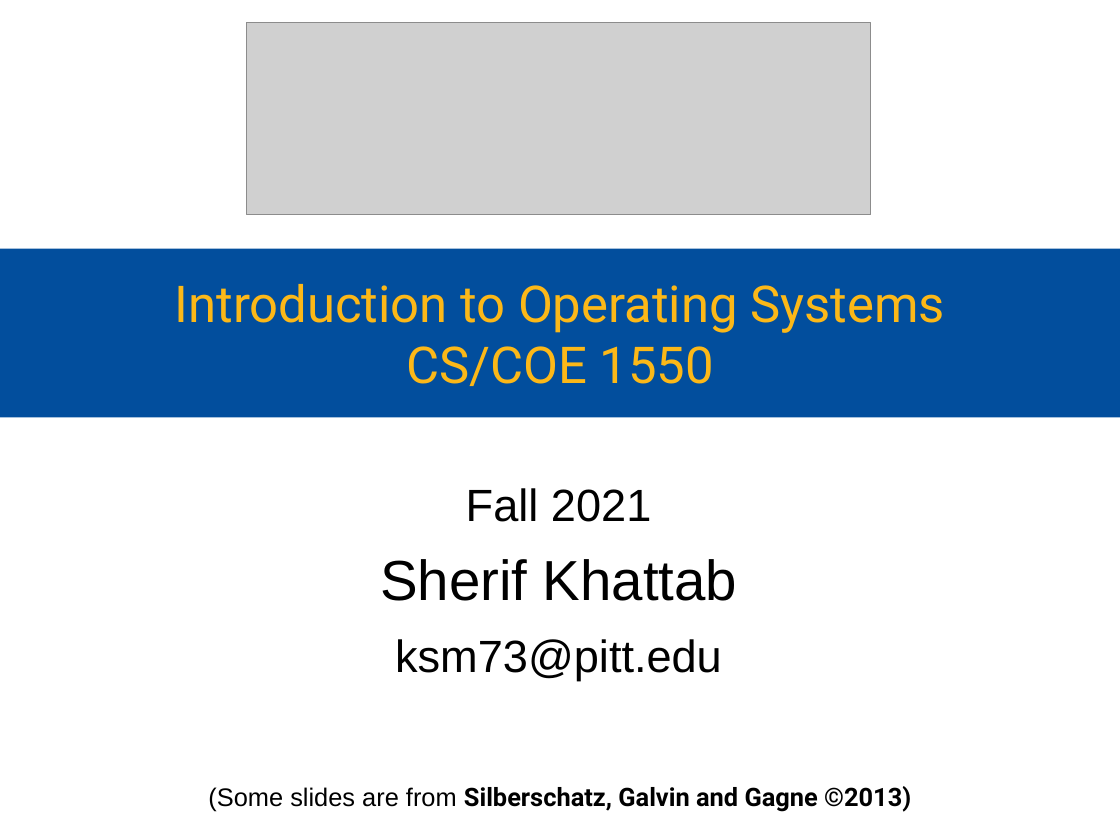
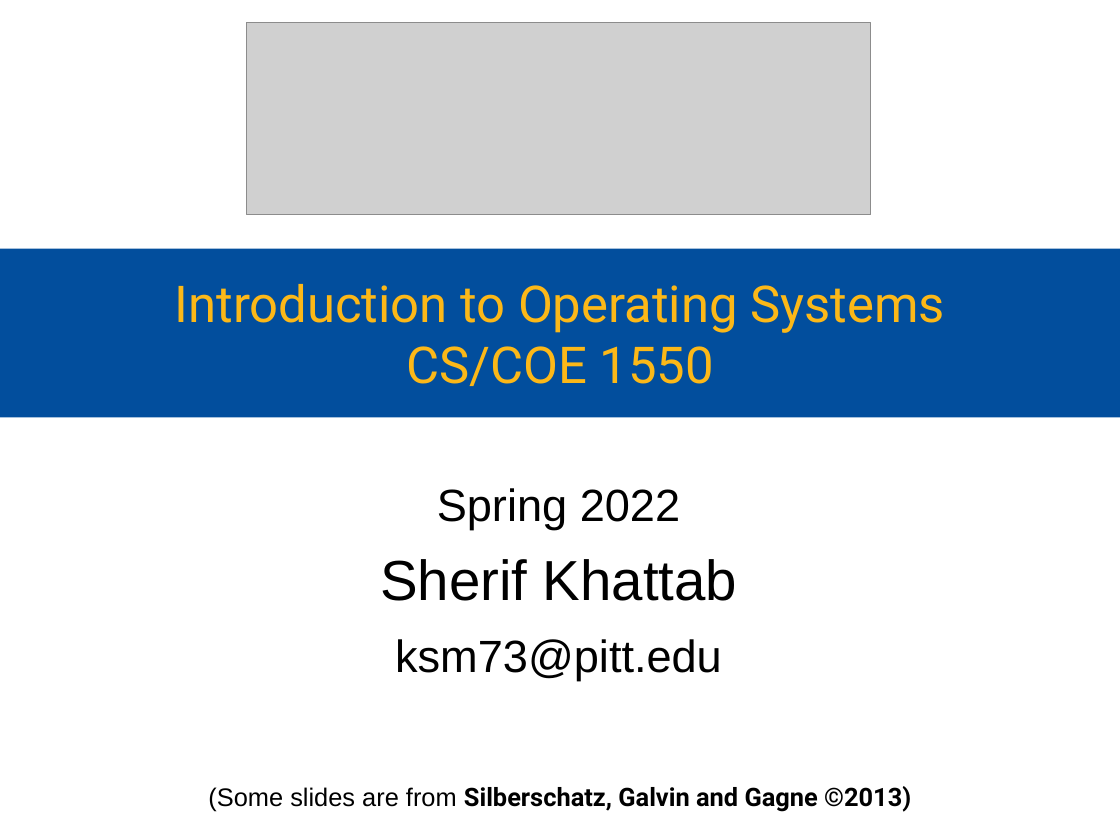
Before and after one commit to cs1550-2224/cs1550-code-handouts, a slide deck: slide 1 of DraftSlides/Lecture3.pptx. Drawn at 1120x840 pixels with LibreOffice and Linux fonts; fonts in the diff are those of the drawing; grey boxes stand for pictures. Boxes give left, top, right and bottom in pixels: in the first picture for what was removed or moved away, otherwise in the second. Text is boxed around its words. In the diff, an @@ line names an element or a change of style, - is before the commit and + after.

```diff
--- a/DraftSlides/Lecture3.pptx
+++ b/DraftSlides/Lecture3.pptx
@@ subtitle at bbox=[437, 488, 680, 529]: text changed @@
-Fall 2021
+Spring 2022
```
Also in this commit, not shown: 14 slides added, 1 other file.
